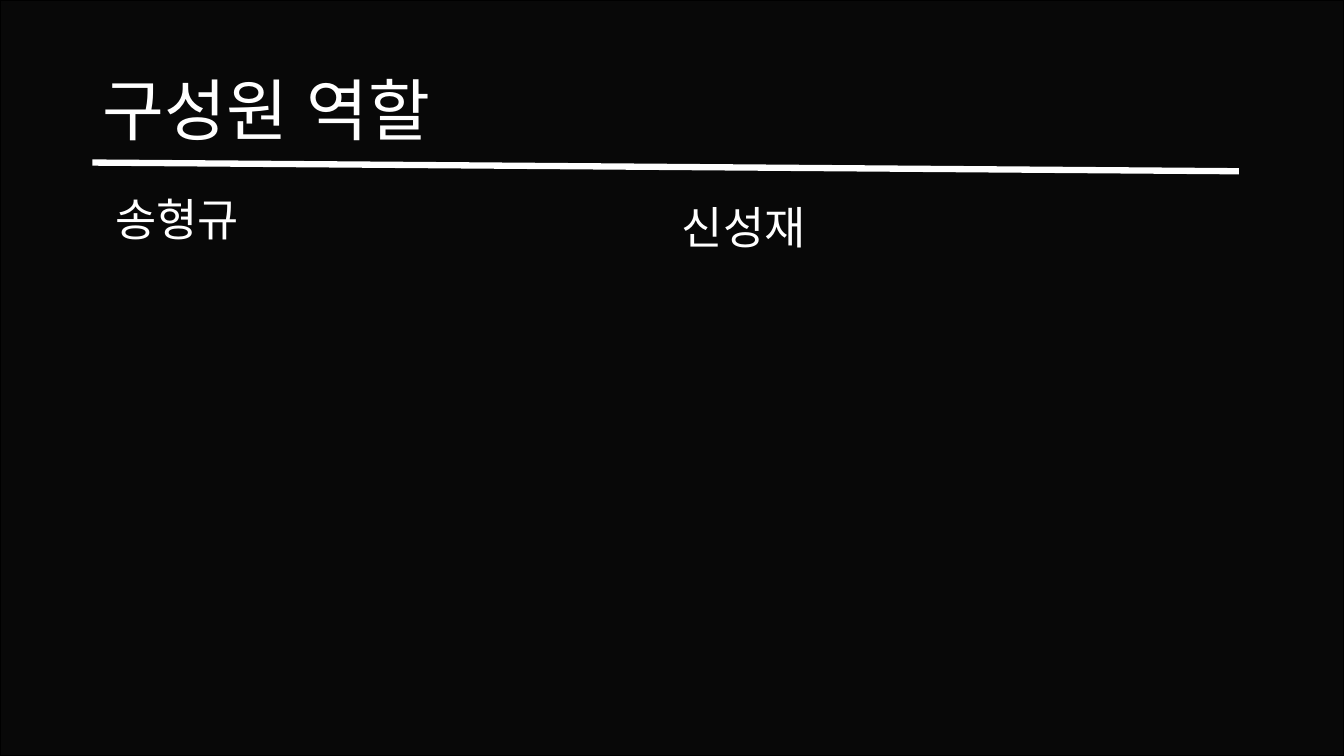
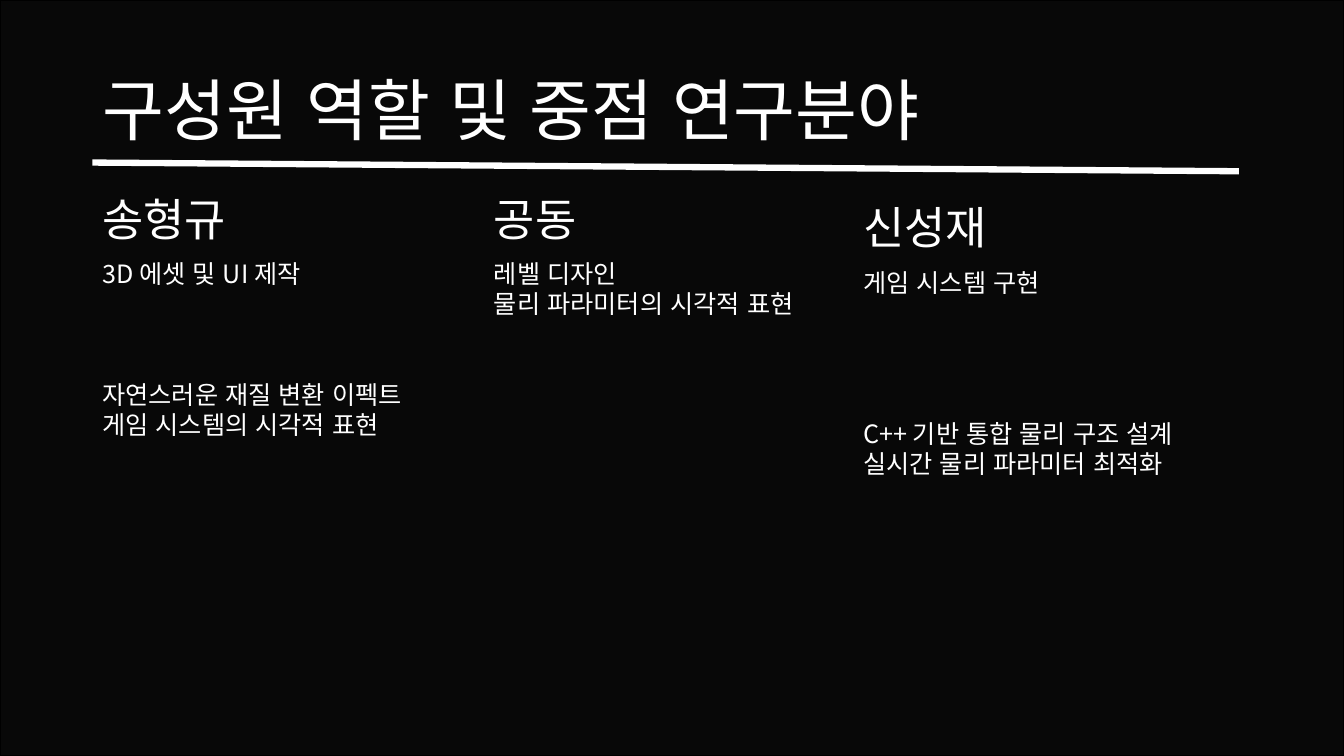
Before and after one commit to Theredhawksings/material, a slide deck: slide 4 of Weekly_Log/HG/프로젝트오푸스_송형규_신성재_중간발표.pptx. Drawn at 1344x756 pixels with LibreOffice and Linux fonts; fonts in the diff are those of the drawing; background and template pictures are left out; a plain dark background stands for a picture behind light text. Boxes give left, top, right and bottom in pixels: in the first picture for what was removed or moved away, otherwise in the second. Text is boxed around its words. In the diff, an @@ line names an element or a change of style, - is before the commit and + after.

Commit message:
송형규_30주차_작업일지

```diff
--- a/Weekly_Log/HG/프로젝트오푸스_송형규_신성재_중간발표.pptx
+++ b/Weekly_Log/HG/프로젝트오푸스_송형규_신성재_중간발표.pptx
@@ title at (102, 78, 919, 141): text changed @@
-구성원 역할
+구성원 역할 및 중점 연구분야
@@ text "송형규": place and size @@
-text "송형규" at (115, 198, 239, 240)
+text "송형규" at (102, 198, 402, 436)
@@ text added at (494, 200, 793, 315), 18 pt, text #FFFFFF @@
+공동
+레벨 디자인
+물리 파라미터의 시각적 표현
@@ text "신성재": place and size @@
-text "신성재" at (682, 207, 806, 248)
+text "신성재" at (863, 207, 1173, 475)
@@ text at (102, 262, 402, 436): paragraphs added @@
+3D 에셋 및 UI 제작
+자연스러운 재질 변환 이펙트
+게임 시스템의 시각적 표현
@@ text at (863, 271, 1173, 475): paragraphs added @@
+게임 시스템 구현
+C++ 기반 통합 물리 구조 설계
+실시간 물리 파라미터 최적화
```
Also in this commit, not shown: 4 other slides changed, 2 slides added, 3 slides removed, 1 other file.
